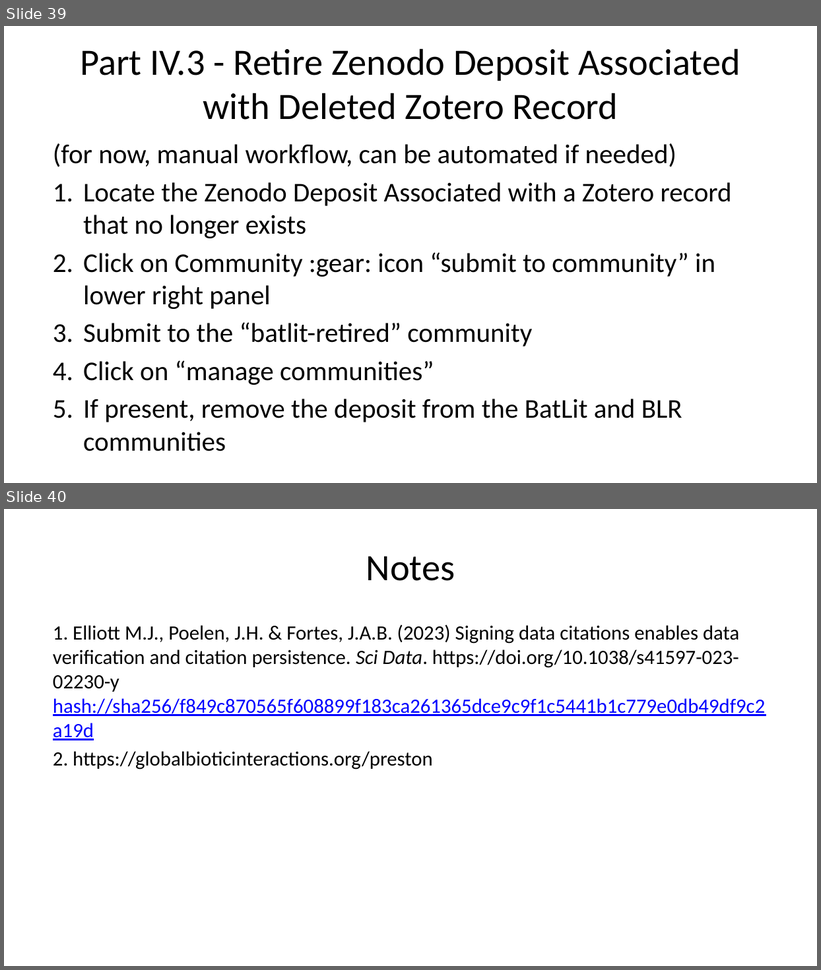
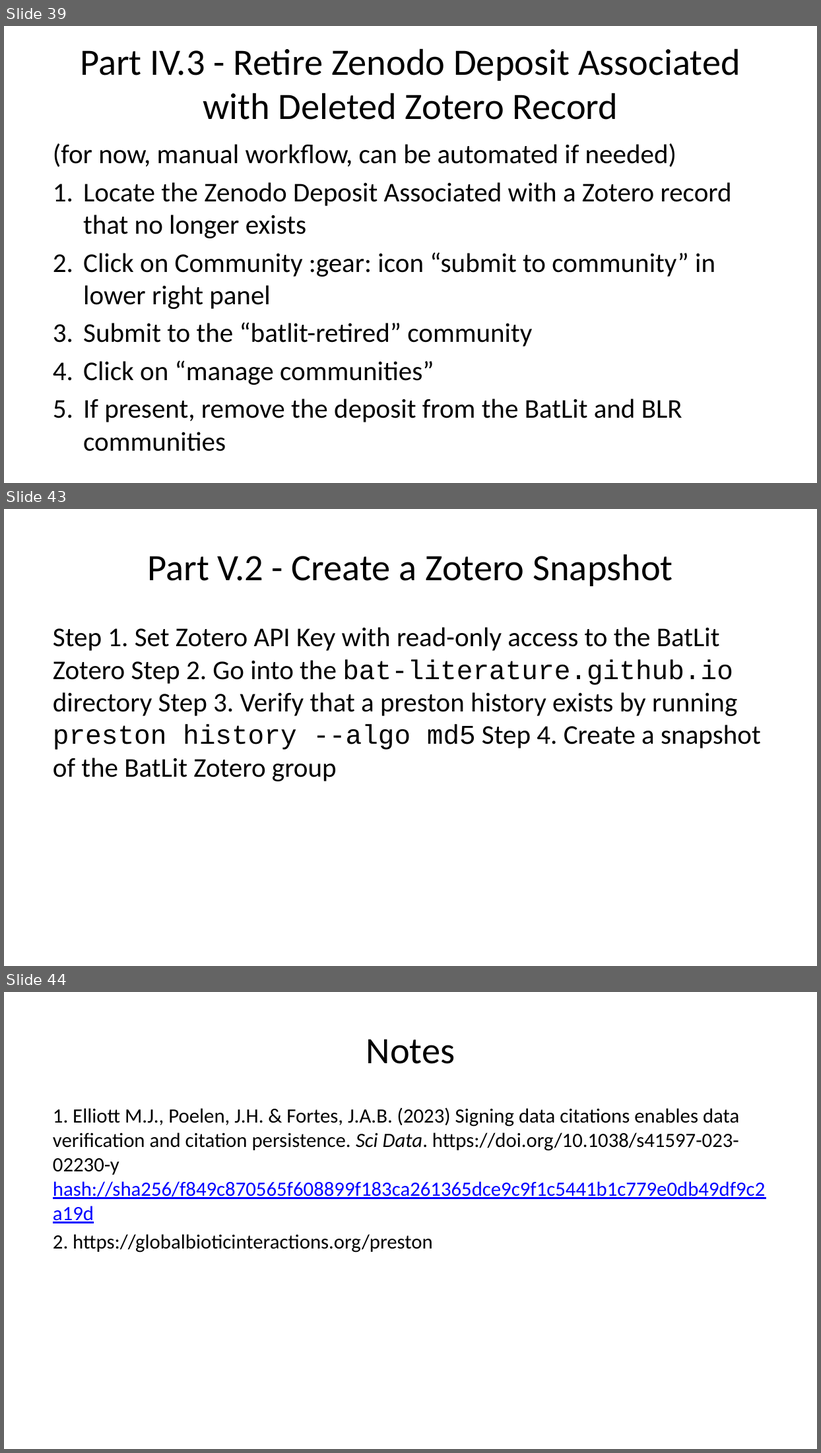
Before and after one commit to bat-literature/bat-literature.github.io, a slide deck: workshop.pptx. Shown one above the other, each under a label of ours: slides 39 and 40 before the commit, slides 39, 43 and 44 after it; the slides between them are not shown. The pictures are 821x970 and 821x1453 pixels, drawn with LibreOffice and Linux fonts; fonts in the diff are those of the drawing. Boxes give left, top, right and bottom in pixels: in the first picture for what was removed or moved away, otherwise in the second. Text is boxed around its words. In the diff, an @@ line names an element or a change of style, - is before the commit and + after.

```diff
--- a/workshop.pptx
+++ b/workshop.pptx
@@ slide 43 added at bbox=[4, 509, 817, 966], background #FFFFFF @@
@@ title added at bbox=[148, 554, 673, 586], 33 pt, text #000000 @@
+Part V.2 - Create a Zotero Snapshot
@@ text added at bbox=[53, 627, 761, 782], 24 pt, text #000000 @@
+Step 1. Set Zotero API Key with read-only access to the BatLit Zotero Step 2. Go into the bat-literature.github.io directory Step 3. Verify that a preston history exists by running preston history --algo md5 Step 4. Create a snapshot of the BatLit Zotero group
@@ what was slide 40 is now slide 44 @@
```
Also in this commit, not shown: 3 other slides added, 3 other files.
